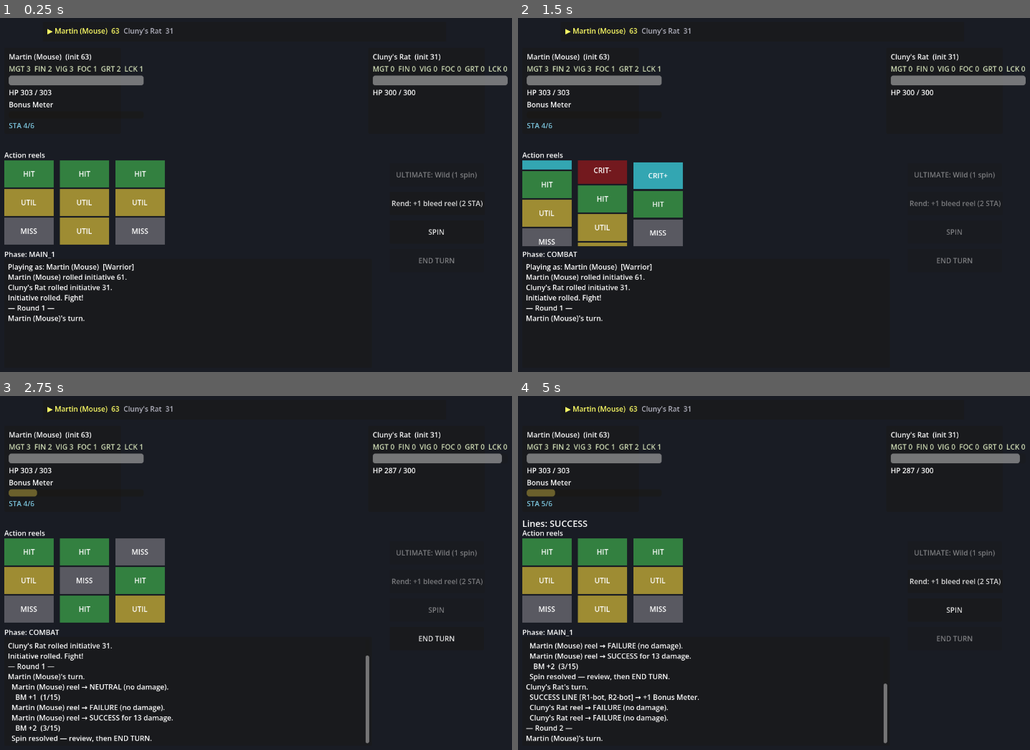
Above: before the commit, frames 1-4 (two rows, left to right).
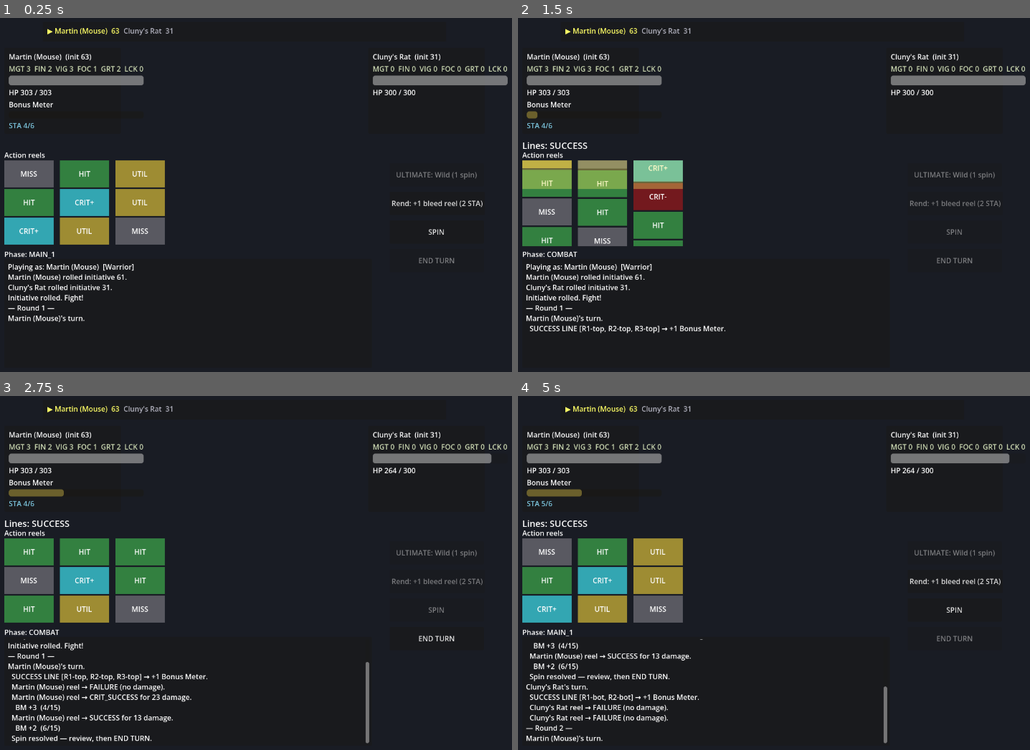
Above: after the commit, the same moments.

Repository: djkipyaboy/bunnies
Game: Godot game, scene res://combat/combat.tscn
Two runs of this game, one before a commit and one after it. Both use one fixed random seed, a clock stepped at 60 frames per second and the inputs below.
Inputs:
- Up to frame 1 (0.25 s): no input
- Up to frame 2 (1.5 s): click "SPIN" at 0.5 s
- Up to frame 3 (2.75 s): no input
- Up to frame 4 (5 s): click "END TURN" at 2.75 s

The runs differ from the first frame. In frame 1, 3.7% of the frame differs, in the area x 0-33%, y 13-65%; in frame 2, 6.6%, in the area x 0-41%, y 13-90%; in frame 3, 6.4%; in frame 4, 4.2%.

Commit message:
feat(class): make Luck Chancer-exclusive (zero Warrior/Skirmisher Luck)
Co-Authored-By: Claude Opus 4.8 <noreply@anthropic.com>

Diff:
--- a/combat/class_library.gd
+++ b/combat/class_library.gd
@@ -20,7 +20,7 @@
 			# Balanced bruiser (the canonical Martin). Base ability Rend → stacking BLEED (§4B).
 			var c: CharacterClass = CharacterClass.new()
 			c.display_name = "Martin (Mouse)"; c.species = "Mouse"
-			c.base_stats = _stats(3, 2, 3, 1, 2, 1)
+			c.base_stats = _stats(3, 2, 3, 1, 2, 0)
 			c.weapon_base_damage = 8.0; c.weapon_type = slashing; c.reel_count = 3
 			c.defense_type = slashing
 			c.base_max_hp = 300; c.base_max_stamina = 5; c.base_meter_floor = 3; c.meter_cap = 15  # [ASSUMPTION] HP 300 for long-fight testing
@@ -45,7 +45,7 @@
 			# Dual-wield hare: fast, acts first, four small swings. Ability Flurry (relentless 5th strike).
 			var c: CharacterClass = CharacterClass.new()
 			c.display_name = "Basil Stag Hare"; c.species = "Hare"
-			c.base_stats = _stats(1, 5, 2, 2, 1, 1)
+			c.base_stats = _stats(1, 5, 2, 2, 1, 0)
 			c.weapon_base_damage = 6.0; c.weapon_type = slashing; c.reel_count = 4
 			c.defense_type = slashing
 			# [ASSUMPTION] HP 300 for testing; meter_cap 30 (raised from 15→20→30) — the 4-reel
--- /dev/null
+++ b/tests/test_luck_cleanup.gd
@@ -0,0 +1,20 @@
+extends SceneTree
+
+# Headless test: LUCK is Chancer-exclusive — no other class in the library ships Luck > 0. Run:
+# "/c/Bunnies/bunnies-main/Godot_v4.6.3-stable_win64_console.exe" --headless --path . --script res://tests/test_luck_cleanup.gd
+
+var _failures: int = 0
+func _check(c: bool, l: String) -> void:
+	if c: print("  ok: ", l)
+	else: _failures += 1; push_error("FAIL: " + l); print("  FAIL: ", l)
+
+func _initialize() -> void:
+	for id: StringName in ClassLibrary.IDS:
+		var c: CharacterClass = ClassLibrary.make(id)
+		if id == &"chancer":
+			_check(c.base_stats.luck > 0, "Chancer keeps Luck (got %d)" % c.base_stats.luck)
+		else:
+			_check(c.base_stats.luck == 0, "%s has Luck 0 (got %d)" % [id, c.base_stats.luck])
+
+	print(("LUCK CLEANUP TEST PASSED" if _failures == 0 else "LUCK CLEANUP TEST FAILED: %d" % _failures))
+	quit(_failures)
